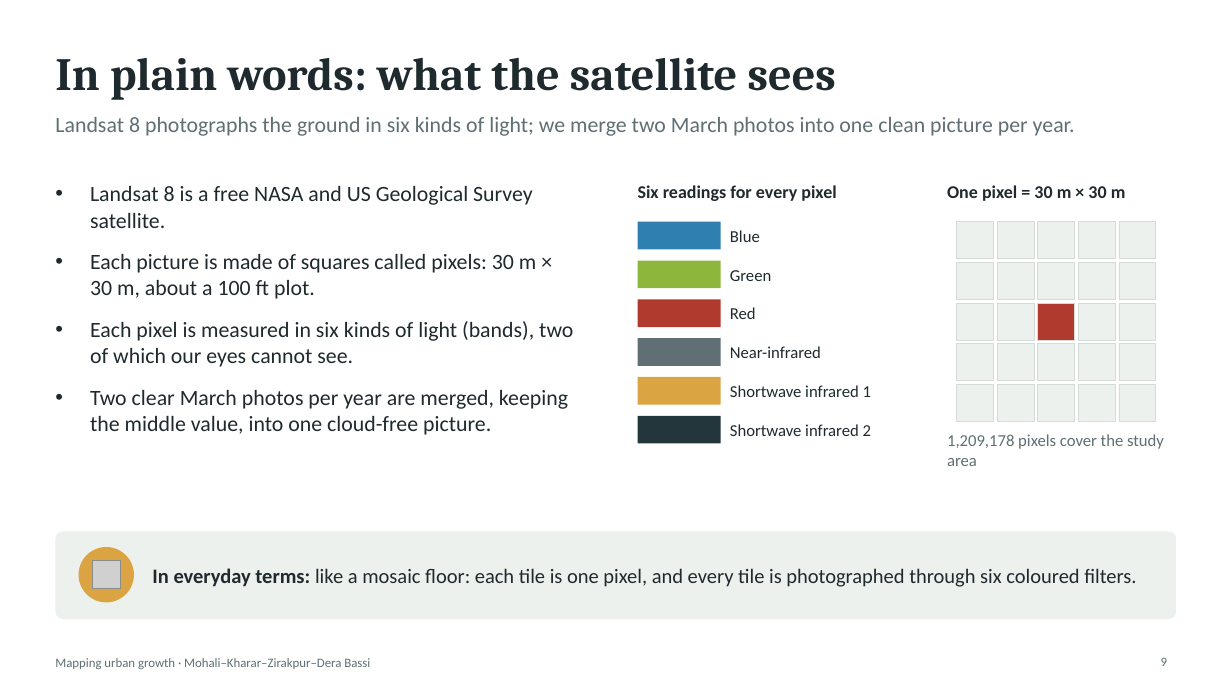
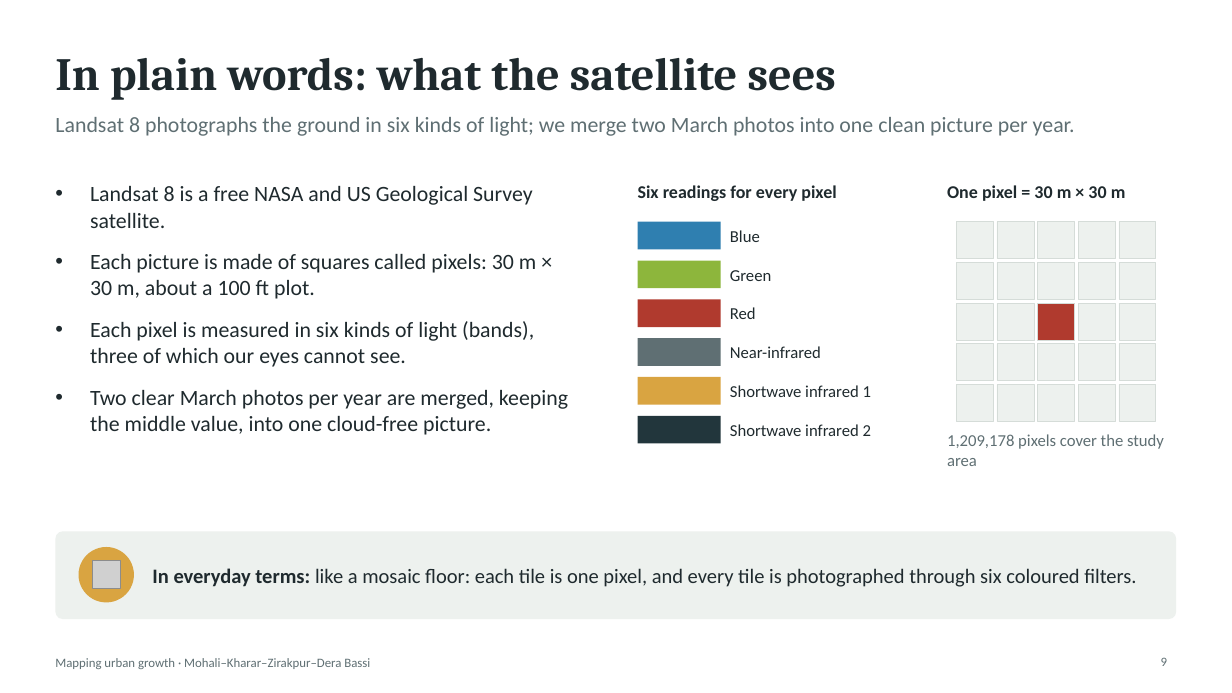
Before and after one commit to SharmaAbhimanyueco/Supriyaaanya, a slide deck: slide 9 of slides/Urban_Growth_Mohali_slides.pptx. Drawn at 1232x693 pixels with LibreOffice and Linux fonts; fonts in the diff are those of the drawing; grey boxes stand for pictures. Boxes give left, top, right and bottom in pixels: in the first picture for what was removed or moved away, otherwise in the second. Text is boxed around its words. In the diff, an @@ line names an element or a change of style, - is before the commit and + after.

```diff
--- a/slides/Urban_Growth_Mohali_slides.pptx
+++ b/slides/Urban_Growth_Mohali_slides.pptx
@@ text at box(90, 321, 534, 367): text changed @@
-• Each pixel is measured in six kinds of light (bands), two of which our eyes cannot see.
+• Each pixel is measured in six kinds of light (bands), three of which our eyes cannot see.
```
Also in this commit, not shown: 1 other slide changed, 13 other files.
